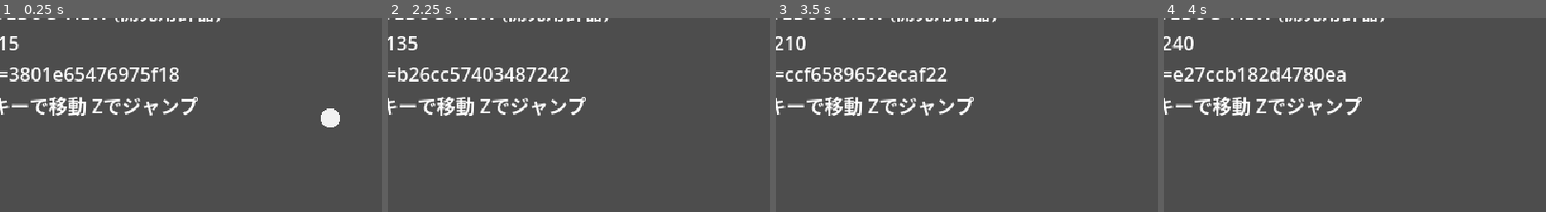
Above: before the commit, frames 1-4 (left to right).
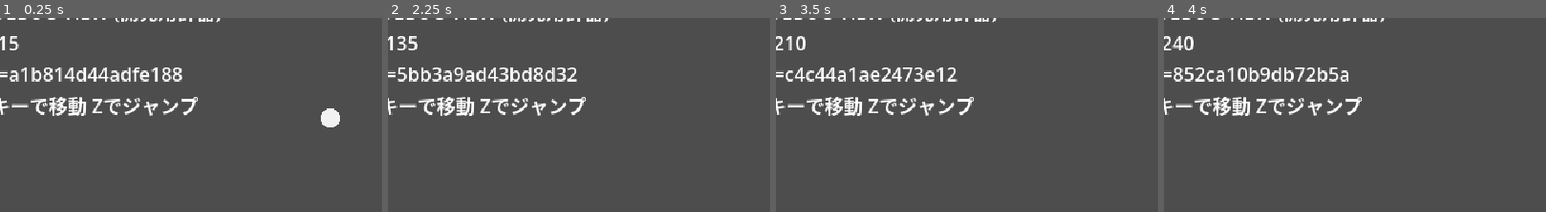
Above: after the commit, the same moments.

Repository: pinpikokun/animal-spike
Game: Godot game, scene res://src/display/main.tscn
Same seed, same stepped clock (60 frames per second), same inputs: the game is played once before the commit and once after it.
Inputs:
- Up to frame 1 (0.25 s): no input
- Up to frame 2 (2.25 s): hold Right 0.53-1.28 s; hold Z 0.53-1.28 s; tap Space at 0.77, 1.52 s; hold Left 1.28-2.03 s; tap Z at 1.35 s; hold Right from 2.03 s (still down); hold Z from 2.03 s (still down)
- Up to frame 3 (3.5 s): keep holding Right; release Z at 2.78 s; tap Z at 2.85 s; tap Space at 3.02 s
- Up to frame 4 (4 s): release Right at 3.53 s; hold Left from 3.53 s (still down); hold Z from 3.53 s (still down); tap Space at 3.77 s
The pictures show only the part of the screen within x 7-57%, y 5-55%; the shares and areas given below are measured in that part.

The runs differ from the first frame. In frame 1, 2.2% of the frame differs, in the area x 2-48%, y 25-33%; in frame 2, 2.3%, in the area x 2-50%, y 25-33%; in frame 3, 2.1%; in frame 4, 2.0%.

Commit message:
M1a: SimStateにフェーズ・スコア・操作キャラを追加
Co-Authored-By: Claude Fable 5 <noreply@anthropic.com>

Diff:
--- a/src/sim/sim_state.gd
+++ b/src/sim/sim_state.gd
@@ -1,8 +1,13 @@
 # シミュレーションの全状態。全フィールドint(fp)。float禁止
-# フィールドを増やしたら必ずto_int_arrayにも足すこと(ハッシュ対象漏れはデシンクの温床)
+# フィールドを増やしたら必ずto_int_arrayにも足すこと(test_state_coverageが強制する)
 extends RefCounted
 
 const PLAYER_COUNT := 4
+
+const PHASE_SERVE := 0
+const PHASE_RALLY := 1
+const PHASE_POINT_PAUSE := 2
+const PHASE_GAME_OVER := 3
 
 class Player:
 	var x: int = 0
@@ -10,6 +15,7 @@
 	var vx: int = 0
 	var vy: int = 0
 	var on_ground: int = 1
+	var hit_cooldown: int = 0
 
 var tick: int = 0
 var players: Array[Player] = []
@@ -17,6 +23,18 @@
 var ball_y: int = 0
 var ball_vx: int = 0
 var ball_vy: int = 0
+var phase: int = PHASE_SERVE
+var serving_team: int = 0
+var score_l: int = 0
+var score_r: int = 0
+var touches: int = 0
+var last_touch_team: int = -1
+var timer: int = 0
+var controlled_l: int = 0
+var controlled_r: int = 0
+var switch_latch_l: int = 0
+var switch_latch_r: int = 0
+var winner: int = -1
 
 func _init() -> void:
 	for i in PLAYER_COUNT:
@@ -30,10 +48,23 @@
 		out.append(p.vx)
 		out.append(p.vy)
 		out.append(p.on_ground)
+		out.append(p.hit_cooldown)
 	out.append(ball_x)
 	out.append(ball_y)
 	out.append(ball_vx)
 	out.append(ball_vy)
+	out.append(phase)
+	out.append(serving_team)
+	out.append(score_l)
+	out.append(score_r)
+	out.append(touches)
+	out.append(last_touch_team)
+	out.append(timer)
+	out.append(controlled_l)
+	out.append(controlled_r)
+	out.append(switch_latch_l)
+	out.append(switch_latch_r)
+	out.append(winner)
 	return out
 
 func state_hash() -> int:
--- a/tests/unit/test_state.gd
+++ b/tests/unit/test_state.gd
@@ -17,5 +17,5 @@
 	check(a.state_hash() != c.state_hash(), "プレイヤー差分でも変わる")
 
 func test_serialize_length() -> void:
-	# tick(1) + プレイヤー4体x5 + ボール4 = 25
-	check_eq(SimState.new().to_int_array().size(), 25, "シリアライズ長")
+	# tick(1) + プレイヤー4体x6 + ボール4 + フェーズ系(12) = 41
+	check_eq(SimState.new().to_int_array().size(), 41, "シリアライズ長")
--- a/tests/unit/test_sync.gd
+++ b/tests/unit/test_sync.gd
@@ -14,7 +14,7 @@
 #     静的スキャン(test_no_float_in_sim.gd)が併走している
 # 物理を意図的に変更した場合はGOLDEN_FINAL_HASHを新しい値に更新すること
 
-const GOLDEN_FINAL_HASH := 7599335529640848415
+const GOLDEN_FINAL_HASH := 9195335326355793263
 
 func _next_rand(s: int) -> int:
 	# xorshift64。乱数も整数のみで作る
